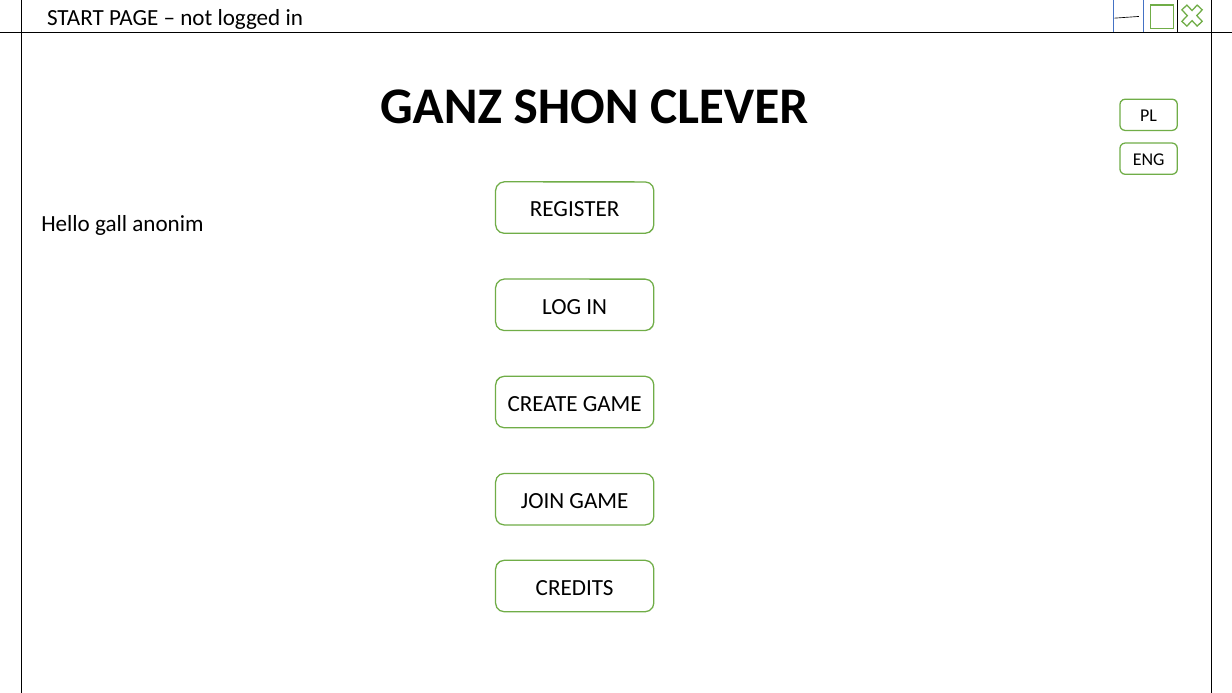
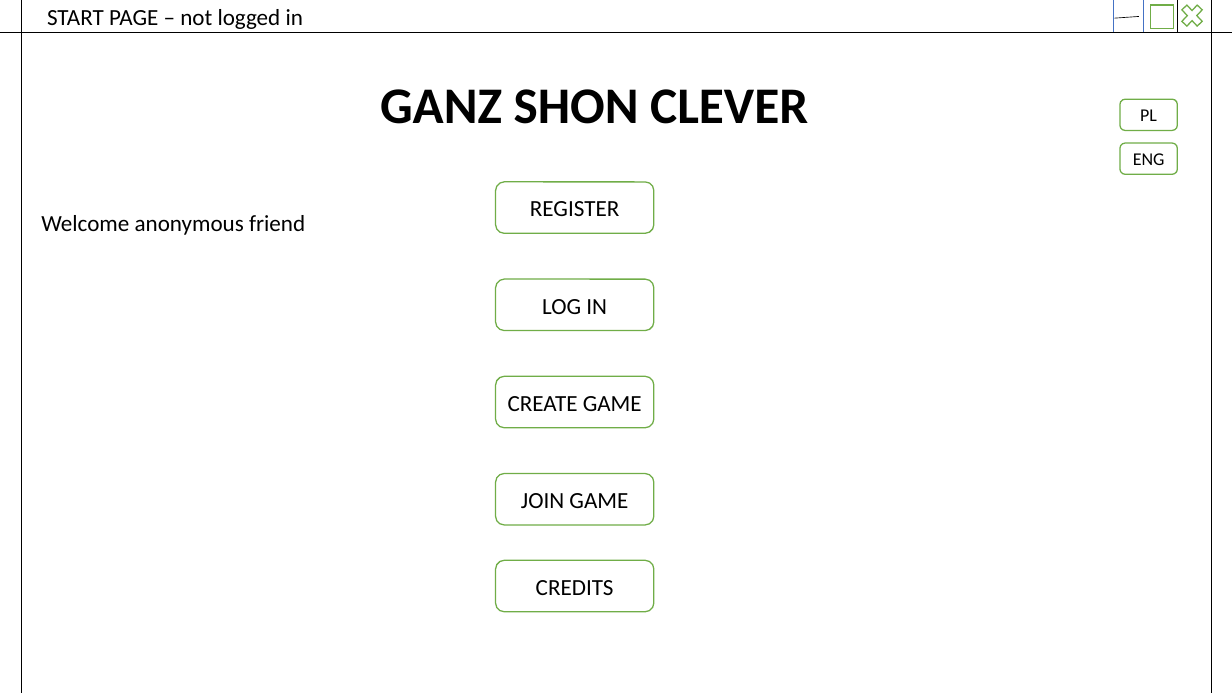
Before and after one commit to szymiar/Ganz-shon-clever, a slide deck: slide 2 of GanzShonClever_plan.pptx. Drawn at 1232x693 pixels with LibreOffice and Linux fonts; fonts in the diff are those of the drawing. Boxes give left, top, right and bottom in pixels: in the first picture for what was removed or moved away, otherwise in the second. Text is boxed around its words. In the diff, an @@ line names an element or a change of style, - is before the commit and + after.

```diff
--- a/GanzShonClever_plan.pptx
+++ b/GanzShonClever_plan.pptx
@@ text at (x1=41, y1=215, x2=305, y2=235): text changed @@
-Hello gall anonim
+Welcome anonymous friend
```
Also in this commit, not shown: 1 other slide changed, 7 other files.
